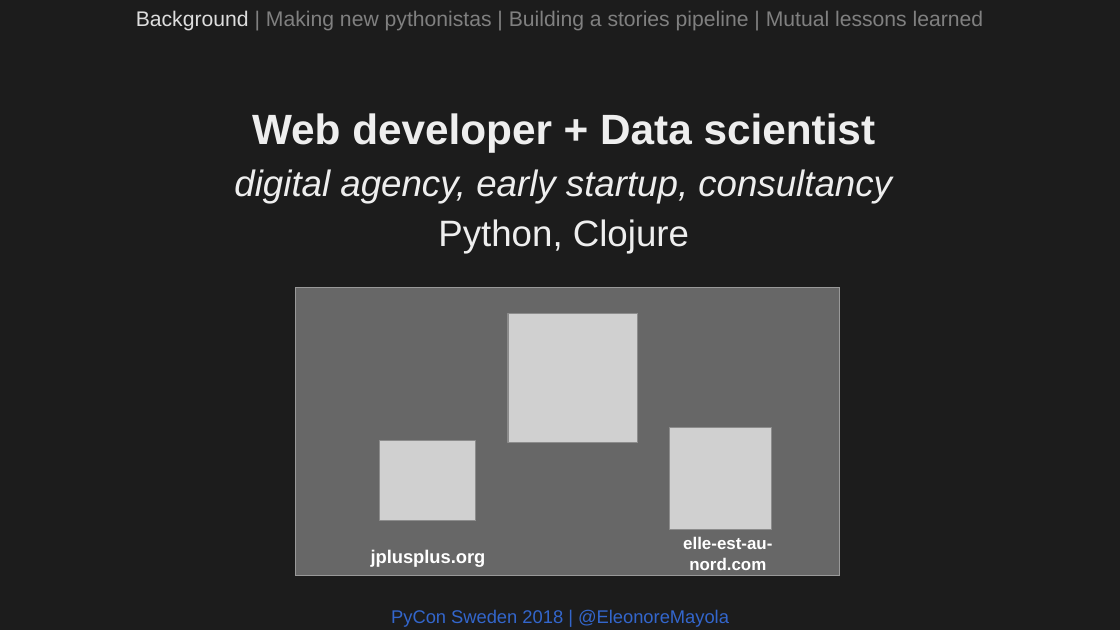
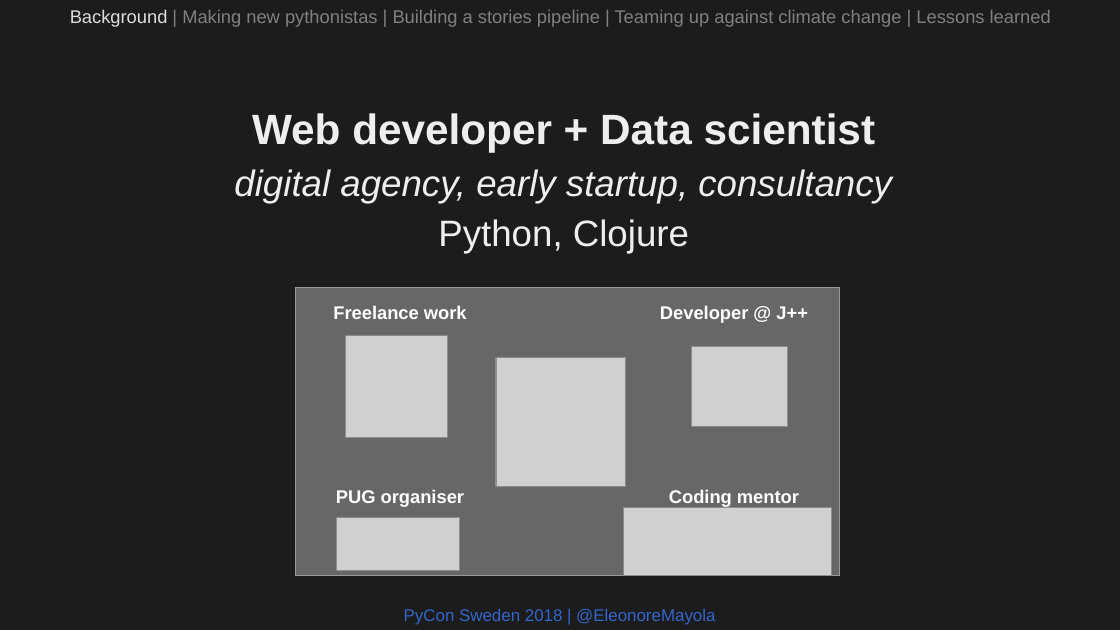
Before and after one commit to Eleonore9/-pyconse18, a slide deck: slide 2 of pyconse2018.odp. Drawn at 1120x630 pixels with LibreOffice and Linux fonts; fonts in the diff are those of the drawing; grey boxes stand for pictures. Boxes give left, top, right and bottom in pixels: in the first picture for what was removed or moved away, otherwise in the second. Text is boxed around its words. In the diff, an @@ line names an element or a change of style, - is before the commit and + after.

Commit message:
Improve slides

```diff
--- a/pyconse2018.odp
+++ b/pyconse2018.odp
@@ text at box(70, 9, 1051, 27): text changed; size 15 to 13 pt @@
-Background | Making new pythonistas | Building a stories pipeline | Mutual lessons learned
+Background | Making new pythonistas | Building a stories pipeline | Teaming up against climate change | Lessons learned
@@ text added at box(333, 305, 467, 319), 13 pt, text #FFFFFF, bold @@
+Freelance work
@@ text added at box(660, 305, 808, 323), 13 pt, text #FFFFFF, bold @@
+Developer @ J++
@@ picture added at box(346, 336, 448, 438) @@
@@ picture: place and size @@
-picture at box(508, 313, 638, 443)
+picture at box(496, 358, 626, 488)
@@ picture added at box(692, 347, 788, 427) @@
@@ text added at box(336, 489, 464, 507), 13 pt, text #FFFFFF, bold @@
+PUG organiser
@@ picture: place and size @@
-picture at box(670, 428, 772, 530)
+picture at box(624, 508, 832, 576)
@@ text added at box(669, 489, 799, 507), 13 pt, text #FFFFFF, bold @@
+Coding mentor
@@ picture: place and size @@
-picture at box(380, 441, 476, 521)
+picture at box(336, 518, 460, 571)
@@ text removed at box(683, 537, 772, 570) @@
-elle-est-au-nord.com
@@ text removed at box(371, 549, 486, 567) @@
-jplusplus.org
@@ text "PyCon Sweden 2018 | @EleonoreMayola" at box(404, 608, 715, 625): size 13 to 12 pt @@
```
Also in this commit, not shown: 26 other slides changed, 1 other file.
